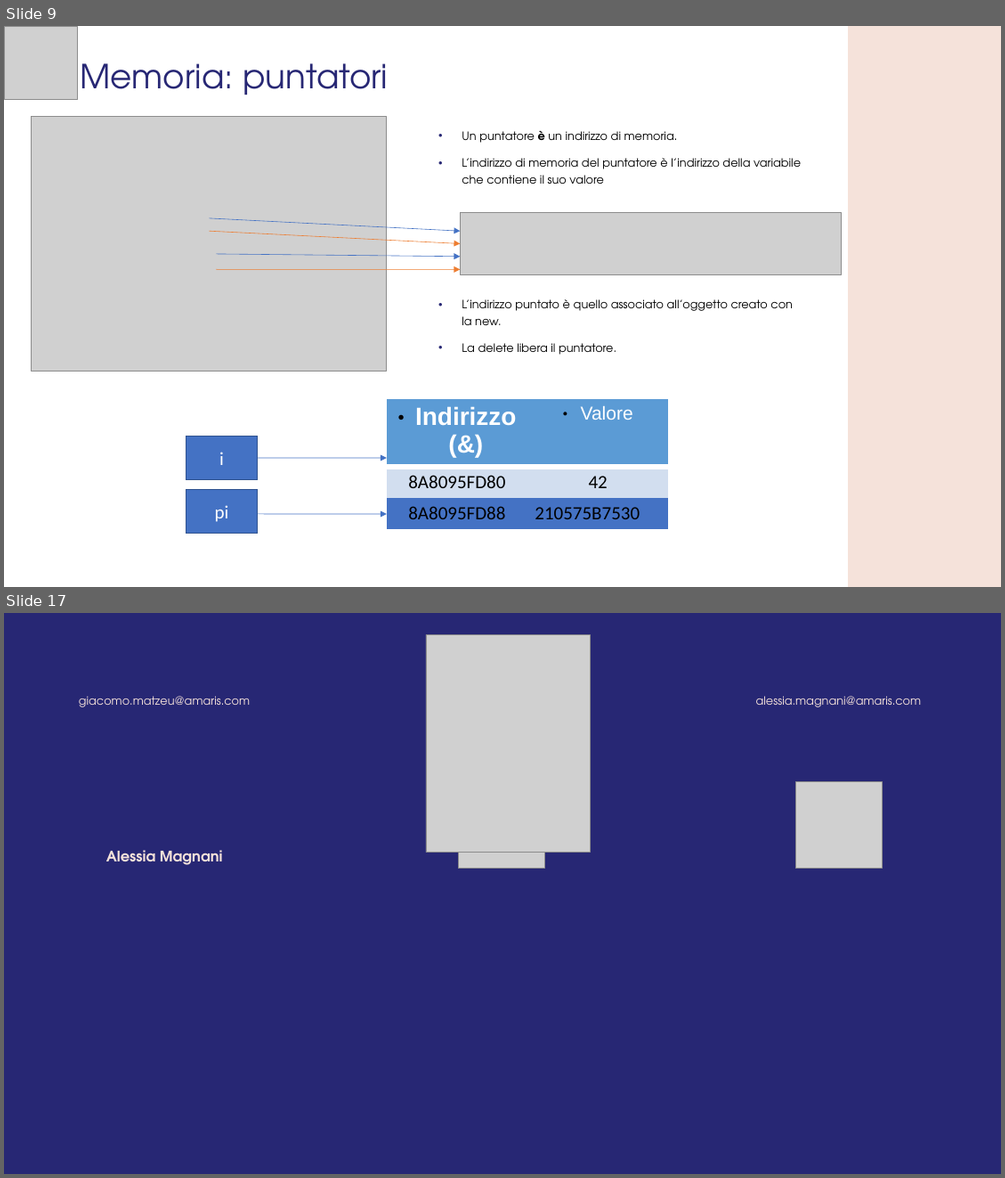
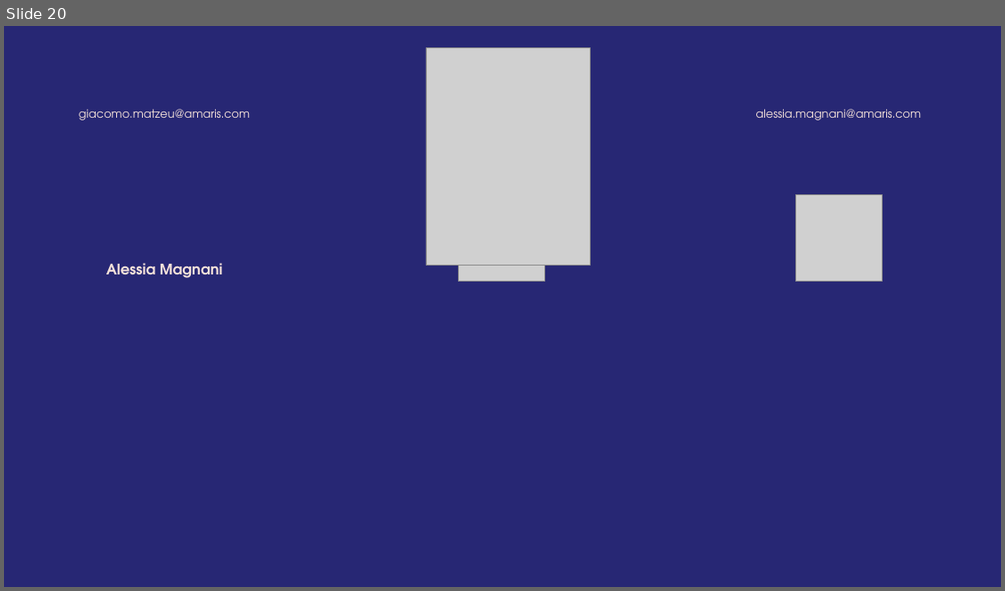
Before and after one commit to GMATZEU42/WS, a slide deck: WS03/WS_3.odp. Shown one above the other, each under a label of ours: slides 9 and 17 before the commit, slide 20 after it; the slides between them are not shown. The pictures are 1005x1178 and 1005x591 pixels, drawn with LibreOffice and Linux fonts; fonts in the diff are those of the drawing; grey boxes stand for pictures; background and template pictures are left out. Boxes give left, top, right and bottom in pixels: in the first picture for what was removed or moved away, otherwise in the second. Text is boxed around its words. In the diff, an @@ line names an element or a change of style, - is before the commit and + after.

```diff
--- a/WS03/WS_3.odp
+++ b/WS03/WS_3.odp
@@ slide 9 removed at (4,26,1001,587), background #FFFFFF @@
@@ picture removed at (4,26,78,100) @@
@@ freeform shape removed at (848,26,1001,587) @@
@@ title removed at (80,63,388,95) @@
-Memoria: puntatori
@@ picture removed at (32,117,387,371) @@
@@ text removed at (461,130,801,184) @@
-• Un puntatore è un indirizzo di memoria.
-• L’indirizzo di memoria del puntatore è l’indirizzo della variabile che contiene il suo valore
@@ picture removed at (461,212,841,274) @@
@@ arrow removed from (209, 218) to (461, 231) @@
@@ arrow removed from (209, 231) to (461, 244) @@
@@ arrow removed from (217, 254) to (461, 257) @@
@@ arrow removed from (217, 269) to (461, 269) @@
@@ text removed at (461,299,793,354) @@
-• L’indirizzo puntato è quello associato all’oggetto creato con la new.
-• La delete libera il puntatore.
@@ table removed at (387,399,668,529), 3 rows, 2 columns @@
-Indirizzo (&) | Valore
-8A8095FD80 | 42
-8A8095FD88 | 210575B7530
@@ freeform shape removed at (186,435,258,480) @@
-i
@@ arrow removed from (258, 458) to (387, 458) @@
@@ freeform shape removed at (186,490,258,534) @@
-pi
@@ arrow removed from (258, 514) to (387, 514) @@
@@ what was slide 17 is now slide 20 @@
```
Also in this commit, not shown: 17 slides added, 13 other slides removed, 44 other files.
